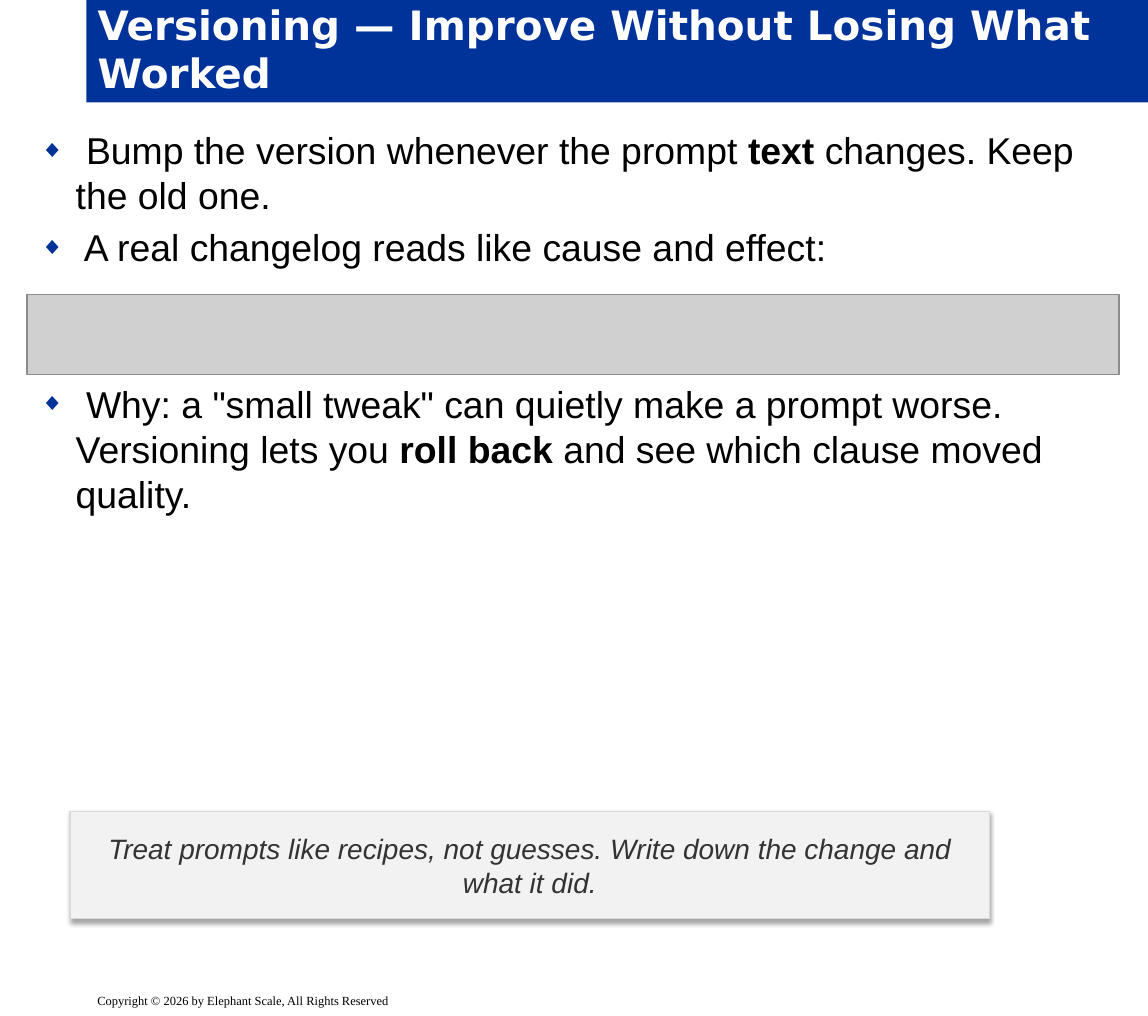
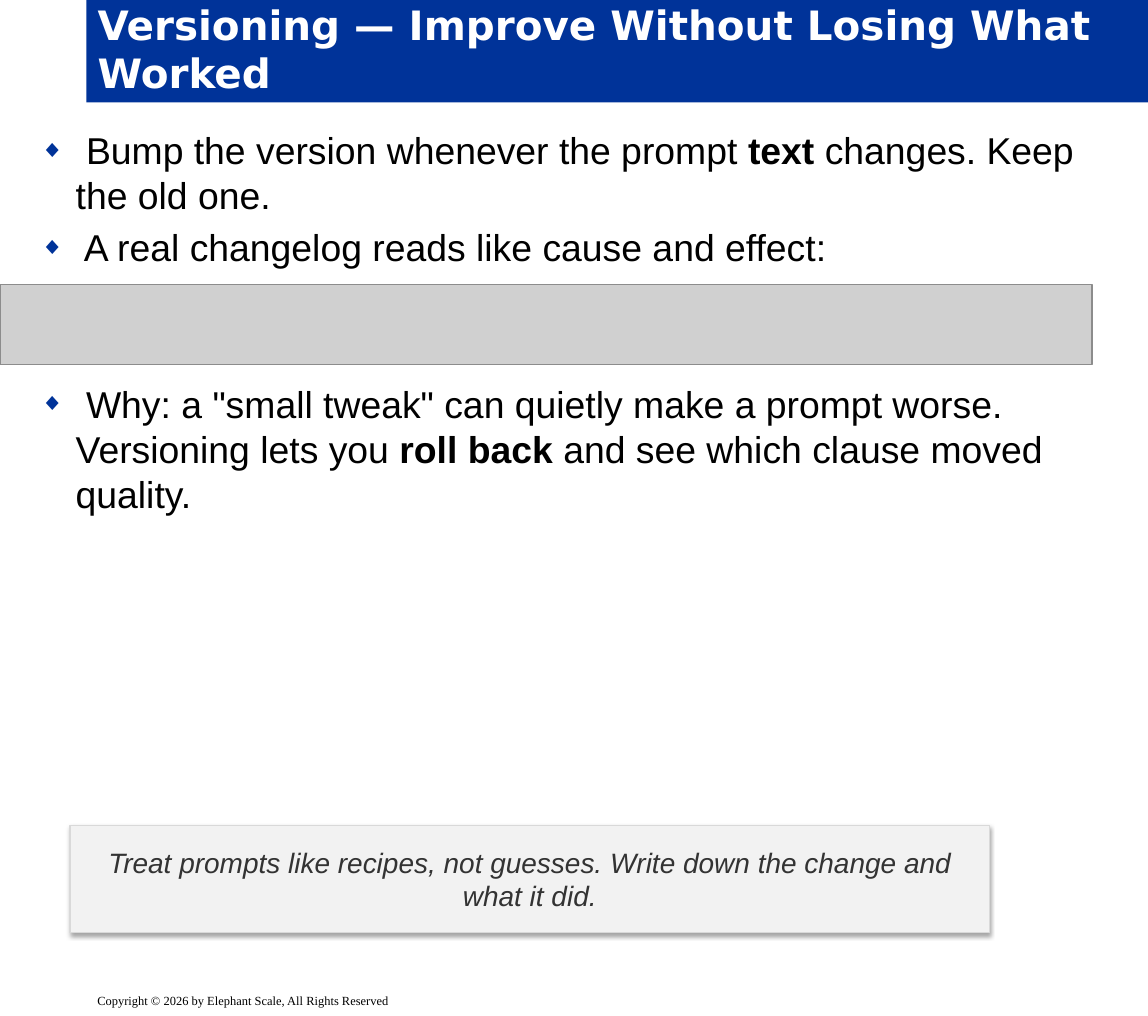
Before and after one commit to elephantscale/Prompt_Engineering_for_Business_Professionals, a slide deck: slide 5 of slides/release/06-prompt-systems-governance.pptx. Drawn at 1148x1016 pixels with LibreOffice and Linux fonts; fonts in the diff are those of the drawing; grey boxes stand for pictures; background and template pictures are left out. Boxes give left, top, right and bottom in pixels: in the first picture for what was removed or moved away, otherwise in the second. Text is boxed around its words. In the diff, an @@ line names an element or a change of style, - is before the commit and + after.

```diff
--- a/slides/release/06-prompt-systems-governance.pptx
+++ b/slides/release/06-prompt-systems-governance.pptx
@@ picture: place and size @@
-picture at [27,295,1119,375]
+picture at [0,284,1092,365]
@@ rectangle "Treat prompts like recipes, not ...": place and size @@
-rectangle "Treat prompts like recipes, not ..." at [69,812,989,920]
+rectangle "Treat prompts like recipes, not ..." at [69,825,989,933]
```
Also in this commit, not shown: 9 other slides changed, 3 other files.
